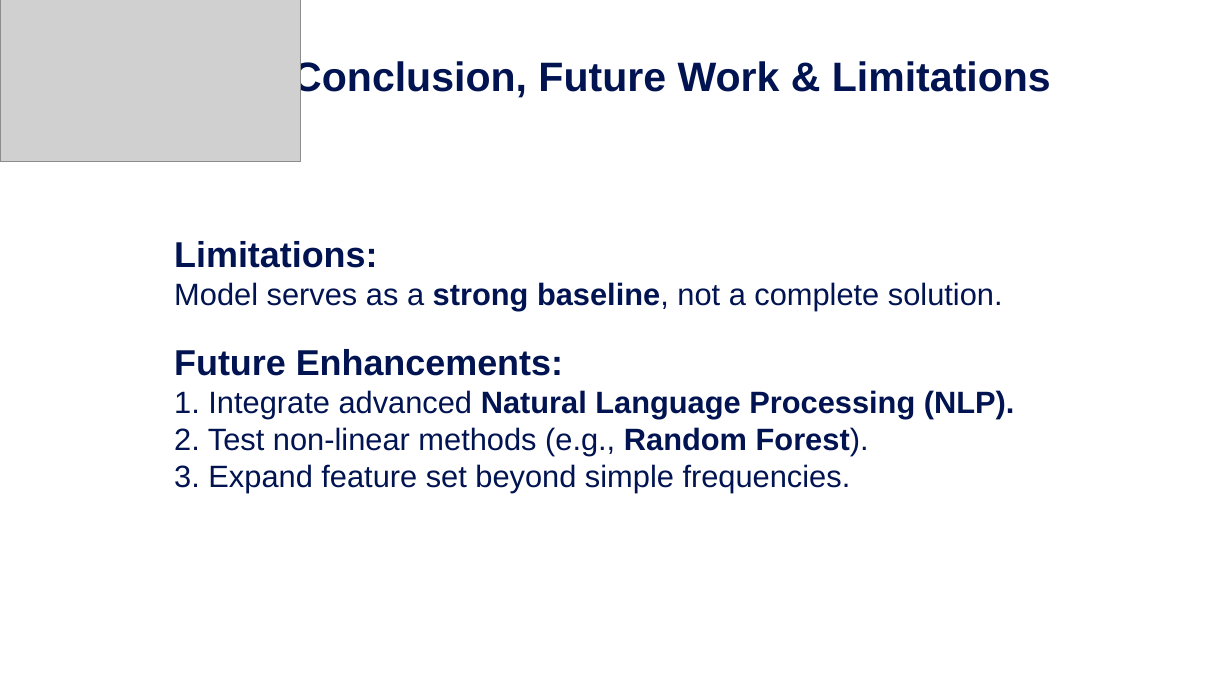
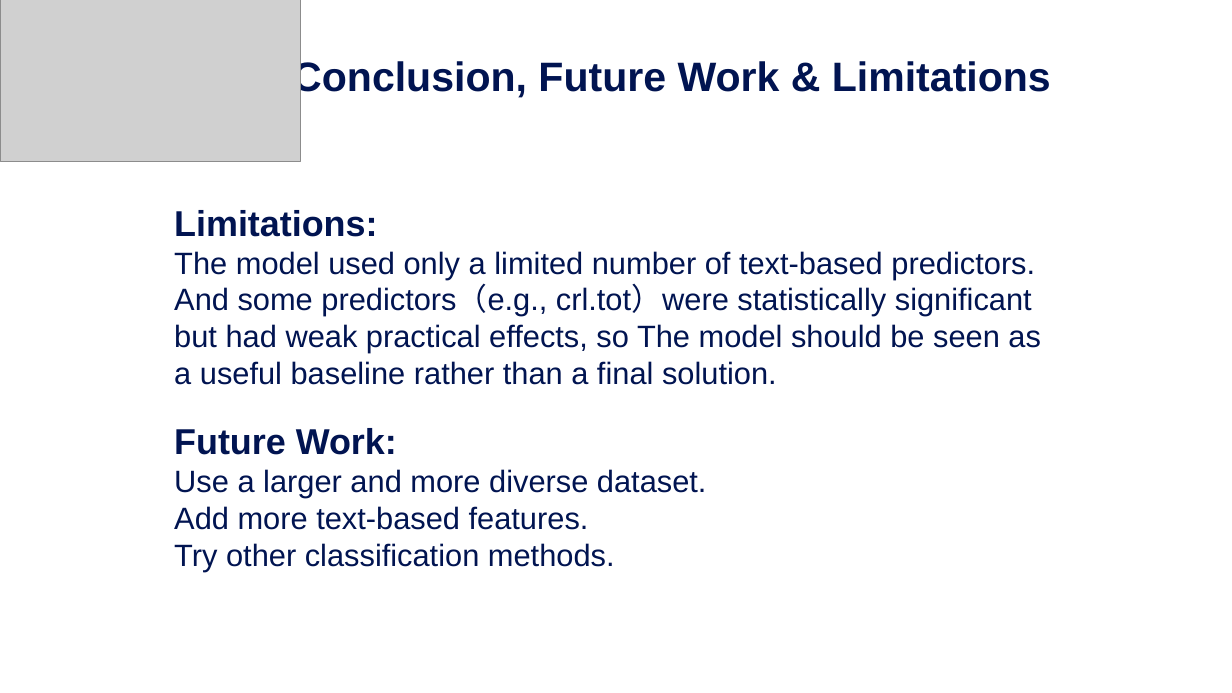
Before and after one commit to Zhengfu-Li/DAS-Group-22, a slide deck: slide 11 of Group_22_Presentation.pptx. Drawn at 1232x693 pixels with LibreOffice and Linux fonts; fonts in the diff are those of the drawing; grey boxes stand for pictures; background and template pictures are left out. Boxes give left, top, right and bottom in pixels: in the first picture for what was removed or moved away, otherwise in the second. Text is boxed around its words. In the diff, an @@ line names an element or a change of style, - is before the commit and + after.

Commit message:
Update presentation slides to final version
Revised the conclusion slides.

```diff
--- a/Group_22_Presentation.pptx
+++ b/Group_22_Presentation.pptx
@@ text "Limitations:": place and size @@
-text "Limitations:" at (174,241,1015,492)
+text "Limitations:" at (174,210,1041,572)
@@ text at (174,251,1041,572): text changed @@
-Model serves as a strong baseline, not a complete solution.
-Future Enhancements:
-1. Integrate advanced Natural Language Processing (NLP).
-2. Test non-linear methods (e.g., Random Forest).
-3. Expand feature set beyond simple frequencies.
+The model used only a limited number of text-based predictors. And some predictors（e.g., crl.tot）were statistically significant but had weak practical effects, so The model should be seen as a useful baseline rather than a final solution.
+Future Work:
+Use a larger and more diverse dataset.
+Add more text-based features.
+Try other classification methods.
```
Also in this commit, not shown: 1 other slide changed, 1 other file.
